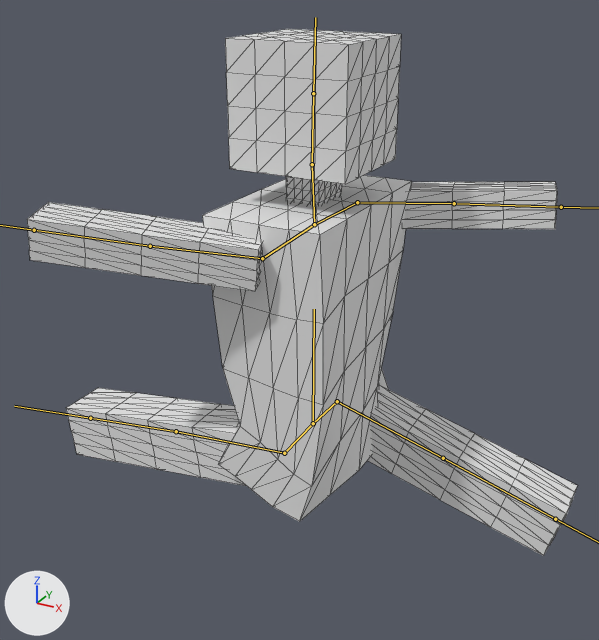
A saved change to the FBX model assets/fbx/ScuffedSteve.fbx.
One viewpoint serves both versions: a camera (50 mm lens) standing at (3.56, -6.76, 2.55) and looking at (-0.16, 0.0, -0.83). Arrows for +X, +Y and +Z are at lower left; the lights stay in place. Both versions are drawn at frame 1 of the action 'Armature|Action'; the numbers are the values there. The bones that bend it are drawn over the model as lines. Mesh edges are drawn as thin lines.
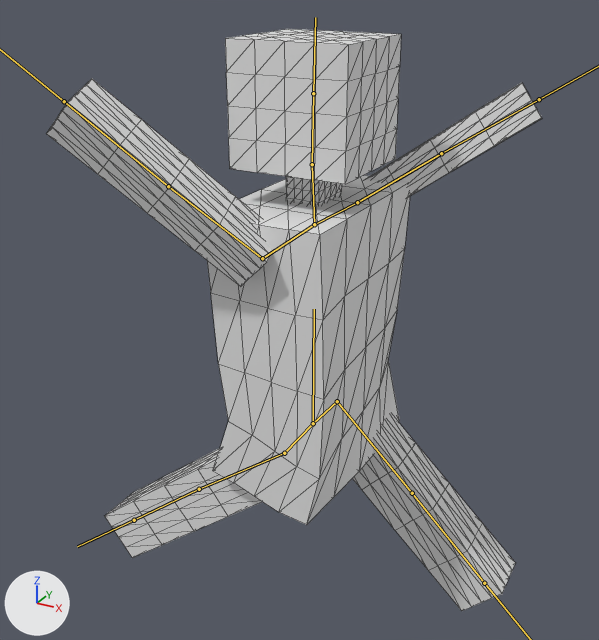
Location of each change, (x1, y1, x2, y2) in pixels of the pictures (599 x 640 px):
'Cube.001', posed (10% narrower, 10% taller): before (27, 29, 577, 556); after (46, 29, 542, 611)
bone 'ROverArm', root to tip: before (357, 202) to (454, 203); after (357, 202) to (441, 153)
bone 'LOverArm', root to tip: before (262, 258) to (150, 246); after (262, 258) to (168, 186)
bone 'LUpperLeg', root to tip: before (284, 453) to (176, 431); after (284, 453) to (199, 489)
bone 'RUpperLeg', root to tip: before (337, 401) to (443, 458); after (337, 401) to (412, 493)

The change in detail:
Bone 'ROverArm' (bone_roverarm) turns from (3, 0, -74) to (34, -8, -76) degrees about its own x, y and z.
Bone 'LOverArm' (bone_loverarm) turns from (-5, 0, 69) to (-42, -12, 75) degrees about its own x, y and z.
Bone 'LUpperLeg' (bone_lupperleg) turns from (-81, 8, 9) to (-51, 4, 7) degrees about its own x, y and z.
Bone 'RUpperLeg' (bone_rupperleg) turns from (74, -2, 2) to (46, -1, 2) degrees about its own x, y and z.
